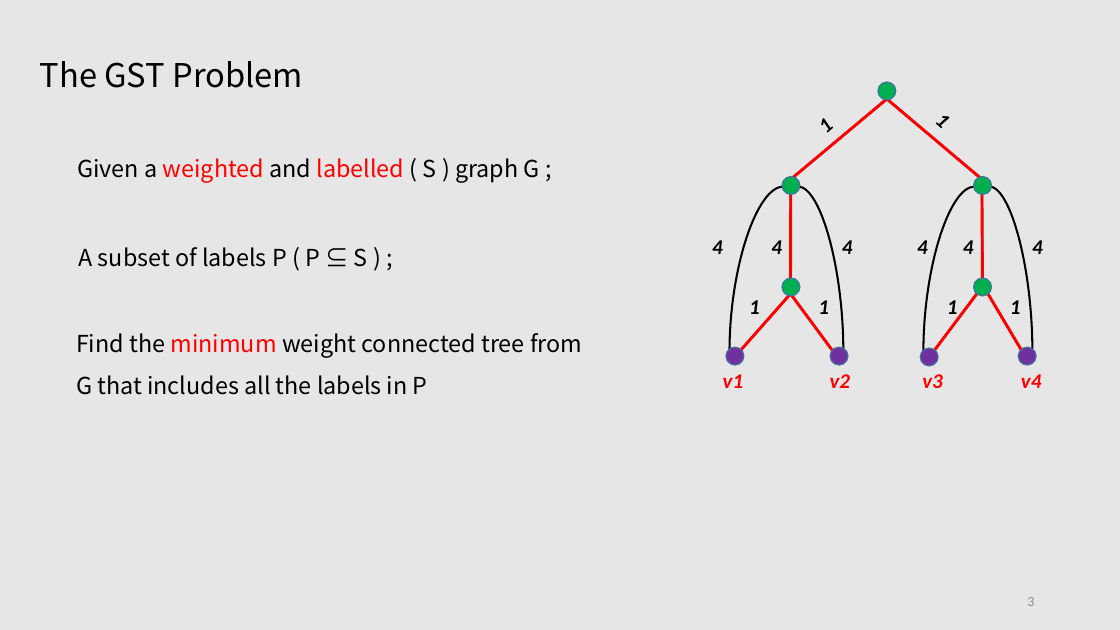
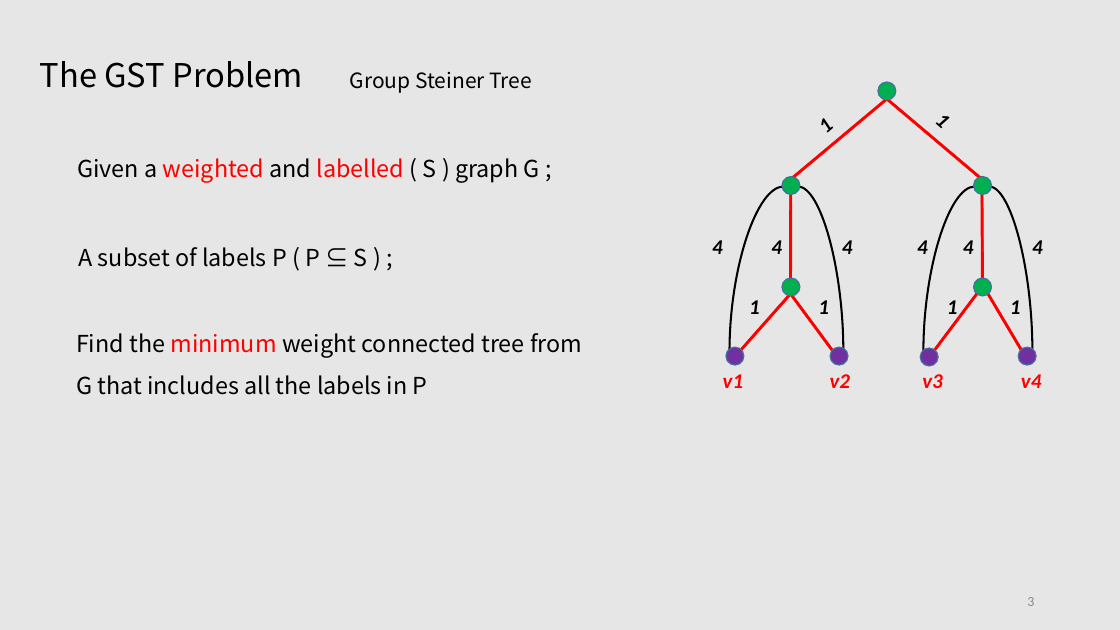
Before and after one commit to tianzhuwei/PPT, a slide deck: slide 3 of Efficient and Progressive GST Search.pptx. Drawn at 1120x630 pixels with LibreOffice and Linux fonts; fonts in the diff are those of the drawing. Boxes give left, top, right and bottom in pixels: in the first picture for what was removed or moved away, otherwise in the second. Text is boxed around its words. In the diff, an @@ line names an element or a change of style, - is before the commit and + after.

```diff
--- a/Efficient and Progressive GST Search.pptx
+++ b/Efficient and Progressive GST Search.pptx
@@ text added at (x1=350, y1=72, x2=532, y2=93), 18 pt, text #000000 @@
+Group Steiner Tree
```
Also in this commit, not shown: 3 other slides changed.
